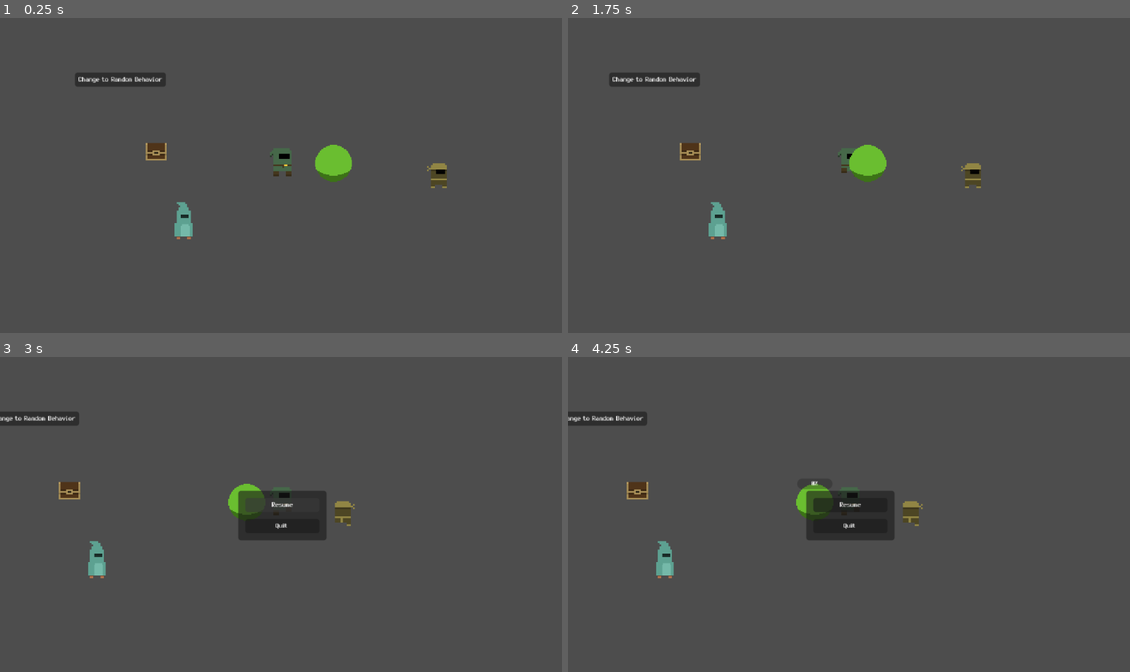
Above: before the commit, frames 1-4 (two rows, left to right).
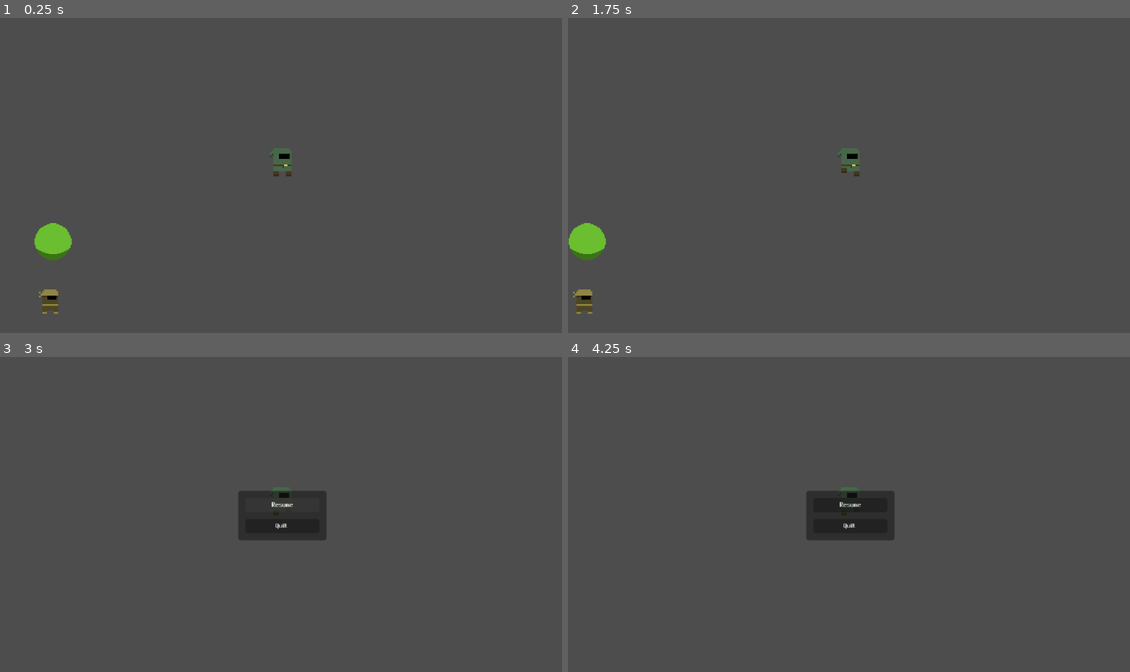
Above: after the commit, the same moments.

Repository: refrka/123Rpg
Game: Godot game, scene res://game_root.tscn
Two runs of this game, one before a commit and one after it. Both use one fixed random seed, a clock stepped at 60 frames per second and the inputs below.
Inputs (mouse positions are in pixels of both pictures, inside the frame that each line leads up to):
- Up to frame 1 (0.25 s): no input
- Up to frame 2 (1.75 s): click (686, 81) at 0.5 s, where only the run before the commit has a clickable "Change to Random Behavior"; tap Enter at 1.25 s; move the mouse to (972, 159) at 1.27 s; press the mouse at (972, 159) at 1.28 s; hold D (move_right) from 1.28 s (still down)
- Up to frame 3 (3 s): move the mouse to (168, 530) at 2.02 s; release D (move_right) at 2.03 s; release the mouse at (168, 530) at 2.03 s; hold Escape (back) 2.03-2.75 s; click (168, 530) at 2.1 s; click "Resume" at 2.75 s
- Up to frame 4 (4.25 s): tap Space at 3.5 s; move the mouse to (905, 445) at 3.52 s; hold D (move_right) from 3.53 s (still down); hold E (interact) from 3.53 s (still down); click (905, 445) at 3.8 s

The runs differ from the first frame. In frame 1, 2.7% of the frame differs, in the area x 6-80%, y 17-94%; in frame 2, 2.7%, in the area x 0-74%, y 17-94%; in frame 3, 1.6%; in frame 4, 1.6%.

Commit message:
Getting crazy with it

Diff:
--- a/area_trigger_2.gd
+++ b/area_trigger_2.gd
@@ -6,46 +6,3 @@
 var thief: EntityNode
 
 var player: Player
-
-
-func _ready() -> void:
-
-	body_entered.connect(_on_body_entered)
-
-	button.pressed.connect(_on_button_pressed)
-
-	player = get_tree().get_first_node_in_group("player")
-
-	thief = get_tree().get_first_node_in_group("thief")
-
-
-
-
-func _on_body_entered(body: PhysicsBody2D) -> void:
-
-	if body is Player:
-
-		return
-
-	var behavior_component = body.get_component(BehaviorComponent)
-
-	var behavior = behavior_component.behaviors[0]
-
-	behavior.blackboard.set_value("target_entity", player)
-
-	behavior_component._change_behavior(behavior)
-
-
-
-
-func _on_button_pressed() -> void:
-
-	var behavior_component = thief.get_component(BehaviorComponent)
-
-	var i = randi_range(0, behavior_component.behaviors.size() - 1)
-
-	var behavior = behavior_component.behaviors[i]
-
-	behavior.blackboard.set_value("target_entity", player)
-
-	behavior_component._change_behavior(behavior)
--- /dev/null
+++ b/autoloads/Global.gd
@@ -0,0 +1,18 @@
+extends Node
+
+
+
+
+enum Attribute {
+
+	ATTITUDE,
+
+	TEMPERAMENT,
+
+	FEAR,
+
+	AFFECTION,
+
+	RESPECT,
+
+}
--- a/entity/characters/enemies/bandit_def.tres
+++ b/entity/characters/enemies/bandit_def.tres
@@ -8,6 +8,7 @@
 [ext_resource type="Script" uid="uid://due8im487owbs" path="res://system/behavior/behavior_profile.gd" id="4_dfkjx"]
 [ext_resource type="Script" uid="uid://d00xm1l5u6bf1" path="res://system/command/command.gd" id="4_gcmsa"]
 [ext_resource type="Script" uid="uid://bmj3ig5p45sje" path="res://system/command/move_to_position_command.gd" id="5_dfkjx"]
+[ext_resource type="Script" uid="uid://c48luhoh2hjiw" path="res://system/behavior/behavior_transition_threshold.gd" id="6_gcmsa"]
 
 [sub_resource type="Resource" id="Resource_c5wub"]
 script = ExtResource("5_dfkjx")
--- a/entity/characters/enemies/thief_def.tres
+++ b/entity/characters/enemies/thief_def.tres
@@ -2,6 +2,7 @@
 
 [ext_resource type="Script" uid="uid://bkum3t6uspol8" path="res://entity/character_def.gd" id="1_lhok0"]
 [ext_resource type="Script" uid="uid://bkpp3kbsa48gg" path="res://system/behavior/behavior.gd" id="1_mdlmf"]
+[ext_resource type="Script" uid="uid://bwlq61fgab1i5" path="res://system/behavior/attribute_threshold.gd" id="2_j3578"]
 [ext_resource type="Script" uid="uid://d1fu2jcoxhr46" path="res://system/condition/condition.gd" id="2_yuoec"]
 [ext_resource type="Script" uid="uid://b4ot86r6gtxvc" path="res://system/behavior/behavior_phase.gd" id="3_f0ixx"]
 [ext_resource type="Script" uid="uid://due8im487owbs" path="res://system/behavior/behavior_profile.gd" id="4_0yde7"]
@@ -15,6 +16,7 @@
 [ext_resource type="Resource" uid="uid://de86yi014b1de" path="res://player/player_def.tres" id="8_jnrlm"]
 [ext_resource type="Script" uid="uid://2fc4r8p8u6ry" path="res://system/condition/is_target_entity_valid_condition.gd" id="9_mkou2"]
 [ext_resource type="Script" uid="uid://dmv65uxjw5ncc" path="res://system/command/move_away_from_entity_command.gd" id="12_mkou2"]
+[ext_resource type="Script" uid="uid://b421g4nwmx7ss" path="res://system/condition/always_fail_condition.gd" id="13_mwj7e"]
 
 [sub_resource type="Resource" id="Resource_5on3h"]
 script = ExtResource("5_5on3h")
@@ -27,6 +29,7 @@
 
 [sub_resource type="Resource" id="Resource_dsgrx"]
 script = ExtResource("6_cmfsp")
+dir_x_range = Vector2(-1, 0)
 
 [sub_resource type="Resource" id="Resource_1mi0g"]
 script = ExtResource("3_f0ixx")
@@ -37,6 +40,7 @@
 [sub_resource type="Resource" id="Resource_f0ixx"]
 script = ExtResource("1_mdlmf")
 display_name = "Wander"
+behavior_type = 2
 phases = Array[ExtResource("3_f0ixx")]([SubResource("Resource_0yde7"), SubResource("Resource_1mi0g")])
 metadata/_custom_type_script = "uid://bkpp3kbsa48gg"
 
@@ -81,10 +85,14 @@
 phase_transition_index = 0
 metadata/_custom_type_script = "uid://b4ot86r6gtxvc"
 
+[sub_resource type="Resource" id="Resource_r15qj"]
+script = ExtResource("13_mwj7e")
+
 [sub_resource type="Resource" id="Resource_krhou"]
 script = ExtResource("1_mdlmf")
 display_name = "Attack enemy"
 gate_conditions = Array[ExtResource("2_yuoec")]([SubResource("Resource_jnrlm")])
+retarget_conditions = Array[ExtResource("2_yuoec")]([SubResource("Resource_r15qj")])
 phases = Array[ExtResource("3_f0ixx")]([SubResource("Resource_8tlgu"), SubResource("Resource_mwj7e")])
 baseline_score = 0.6
 requires_disposition = true
--- a/location/location.tscn
+++ b/location/location.tscn
@@ -28,7 +28,7 @@
 
 [node name="Player" parent="YSortRoot" unique_id=1179065956 instance=ExtResource("2_tm4m8")]
 y_sort_enabled = true
-position = Vector2(282, 158)
+position = Vector2(600, 69)
 
 [node name="CollisionShape2D" parent="YSortRoot/Player/VisualRoot/BodyVisualRoot/CombatVisualRoot/CombatSprite/CombatHitbox" parent_id_path=PackedInt32Array(1179065956, 1741834420) index="0" unique_id=237750791]
 position = Vector2(1, -0.5)
@@ -38,7 +38,7 @@
 position = Vector2(170, 229)
 
 [node name="Thief" parent="YSortRoot" unique_id=1633074788 instance=ExtResource("6_3h77l")]
-position = Vector2(459, 171)
+position = Vector2(337, 225)
 
 [node name="TileMapLayer" type="TileMapLayer" parent="." unique_id=1121169985]
 
--- a/project.godot
+++ b/project.godot
@@ -18,6 +18,7 @@
 [autoload]
 
 Game="*uid://cexyo77cpkc7f"
+Global="*uid://d35tvb0lvqcu3"
 Debug="*uid://c1secrslu6o18"
 Events="*uid://nsyhpp5pfjov"
 Scenes="*uid://gc0ywoxqsq2c"
--- a/system/behavior/attribute_baseline.gd
+++ b/system/behavior/attribute_baseline.gd
@@ -1,4 +1,10 @@
 class_name AttributeBaseline extends Resource
+
+
+
+@export var baselines: Dictionary[Enums.Attribute, float]
+
+
 
 
 @export var attitude_baseline:= 0.0
--- /dev/null
+++ b/system/behavior/attribute_threshold.gd
@@ -0,0 +1,36 @@
+class_name AttributeThreshold extends Resource
+
+
+
+@export var use_delta:= false
+
+@export var attribute: Enums.Attribute
+
+@export_enum("less than", "less than or equal", "greater than", "greater than or equal") var comparator: String
+
+@export var value: float
+
+
+
+
+func value_meets_threshold(compared_value: float) -> bool:
+
+	match comparator:
+
+		"less than":
+
+			return compared_value < value
+
+		"less than or equal":
+
+			return compared_value <= value
+
+		"greater than":
+
+			return compared_value > value
+
+		"greater than or equal":
+
+			return compared_value >= value
+
+	return false
--- a/system/behavior/behavior.gd
+++ b/system/behavior/behavior.gd
@@ -1,15 +1,49 @@
 class_name Behavior extends Resource
 
 
+enum BehaviorType {
+
+	COMBAT,
+
+	PRESERVATION,
+
+	AMBIENT,
+
+	SOCIAL,
+
+}
 
 signal evaluation_requested
 
 
+var active:= false
+
+
 
 @export var display_name: String
 
+@export var behavior_type: BehaviorType
+
+@export var allowed_type_transitions: Array[BehaviorType] = [
+
+	BehaviorType.COMBAT,
+
+	BehaviorType.PRESERVATION,
+
+	BehaviorType.AMBIENT,
+
+	BehaviorType.SOCIAL,
+
+]
+
+@export var evaluation_thresholds: Array[AttributeThreshold]
+
+@export var prefer_current_target:= false
+
 @export var gate_conditions: Array[Condition]
 
+@export var retarget_conditions: Array[Condition]
+
 @export var phases: Array[BehaviorPhase]
 
 @export var baseline_score:= 0.5
@@ -22,6 +56,8 @@
 
 var current_phase_command: Command
 
+var current_target_disposition: Disposition
+
 var blackboard:= Blackboard.new()
 
 
@@ -44,7 +80,29 @@
 
 func _evaluate(target_disposition: Disposition = null) -> float:
 
-	blackboard.set_value("target_disposition", target_disposition)
+	var behavior_multiplier = _get_behavior_multiplier()
+
+	var disposition_multiplier = _get_disposition_multiplier(target_disposition)
+
+	if target_disposition == current_target_disposition and prefer_current_target:
+
+		disposition_multiplier *= 1.5
+
+	if current_target_disposition and target_disposition:
+
+		blackboard.set_value("target_entity", target_disposition.target_entity)
+
+		var passed:= true
+
+		for condition in retarget_conditions:
+
+			if !condition._evaluate(blackboard):
+
+				passed = false
+
+		if passed:
+
+			current_target_disposition = target_disposition
 
 	if target_disposition:
 
@@ -56,10 +114,6 @@
 
 			return 0.0
 
-	var behavior_multiplier = _get_behavior_multiplier()
-
-	var disposition_multiplier = _get_disposition_multiplier(target_disposition)
-
 	return baseline_score * behavior_multiplier * disposition_multiplier
 
 
@@ -69,8 +123,14 @@
 
 
 
+
+
+
+
 func _start() -> void:
 
+	active = true
+
 	_enter_phase(0)
 
 
@@ -78,6 +138,8 @@
 
 func _stop() -> void:
 
+	active = false
+
 	if current_phase_command:
 
 		current_phase_command.command_executed.disconnect(_on_phase_command_executed)
@@ -88,6 +150,17 @@
 
 
 
+func _change_target_disposition(new_target_disposition: Disposition) -> void:
+
+	current_target_disposition = new_target_disposition
+
+	blackboard.set_value("target_disposition", new_target_disposition)
+
+	if active:
+
+		_start()
+
+
 
 
 
@@ -113,6 +186,10 @@
 
 	current_command_index = 0
 
+	if current_phase_command and current_phase_command.command_executed.is_connected(_on_phase_command_executed):
+
+		current_phase_command.command_executed.disconnect(_on_phase_command_executed)
+
 
 
 
@@ -184,6 +261,8 @@
 
 			_enter_phase(phase.phase_transition_index)
 
+			return
+
 		evaluation_requested.emit()
 
 		return
--- a/system/behavior/disposition.gd
+++ b/system/behavior/disposition.gd
@@ -4,13 +4,19 @@
 
 signal expired
 
+signal attribute_updated(attribute: Global.Attribute, amount: float)
 
 
-var fear:= 0.0
+var attributes:= {
 
-var affection:= 0.0
+	Enums.Attribute.FEAR: 0.0,
 
-var respect:= 0.0
+	Enums.Attribute.AFFECTION: -0.5,
+
+	Enums.Attribute.RESPECT: 0.0,
+
+}
+
 
 
 
@@ -23,6 +29,19 @@
 var timer_active:= false
 
 
+
+var target_visible:= true
+
+var last_known_position:= Vector2.INF
+
+
+
+
+func update_attribute(attribute: Global.Attribute, amount: float) -> void:
+
+	attributes[attribute] += amount
+
+	attribute_updated.emit(attribute, amount)
 
 
 
--- a/system/command/execute_attack_command.gd
+++ b/system/command/execute_attack_command.gd
@@ -24,9 +24,13 @@
 
 			combat_component.buffered = true
 
-	combat_component._try_attack()
+	if combat_component._try_attack():
 
-	_set_result(Result.PENDING)
+		_set_result(Result.PENDING)
+
+	else:
+
+		_set_result(Result.FAILURE)
 
 	return result
 
--- a/system/command/move_away_from_entity_command.gd
+++ b/system/command/move_away_from_entity_command.gd
@@ -14,6 +14,12 @@
 	var actor = _get_actor()
 
 	var target_entity = blackboard.get_value("target_entity")
+
+	if !is_instance_valid(target_entity):
+
+		_set_result(Result.FAILURE)
+
+		return result
 
 	var dir = target_entity.global_position.direction_to(actor.global_position)
 
--- a/system/component/behavior_component.gd
+++ b/system/component/behavior_component.gd
@@ -3,9 +3,15 @@
 
 
 
+var attitude: float
+
+var temperament: float
+
 
 var behaviors: Array[Behavior]
 
+var current_behavior_score: float
+
 var current_behavior: Behavior
 
 var current_target_disposition: Disposition
@@ -47,6 +53,16 @@
 
 
 
+func receive_damage_package(damage_package: DamagePackage) -> void:
+
+	var disposition = _get_disposition(damage_package.source_entity)
+
+	disposition.update_attribute(Global.Attribute.FEAR, 0.5)
+
+
+
+
+
 func get_nearest_disposition() -> Disposition:
 
 	var nearest_disposition: Disposition = null
@@ -74,9 +90,7 @@
 
 
 
-
-
-func _evaluate_all(target_disposition: Disposition = null) -> void:
+func _evaluate_list(list: Array[Behavior], target_disposition: Disposition = null) -> void:
 
 	if !target_disposition:
 
@@ -86,156 +100,205 @@
 
 	var best_behavior: Behavior = null
 
+	for behavior in list:
+
+		var score = behavior._evaluate(target_disposition)
+
+		if !best_behavior or score > best_score:
+
+			best_score = score
+
+			best_behavior = behavior
+
+	if best_behavior == current_behavior:
+
+		_evaluate_current_behavior(target_disposition)
+
+	else:
+
+		best_behavior._change_target_disposition(target_disposition)
+
+		_change_behavior(best_behavior, best_score)
+
+
+
+
+
+
+
+
+
+
+
+
+func _evaluate_current_behavior(target_disposition: Disposition) -> void:
+
+	var score = current_behavior._evaluate(target_disposition)
+
+	if score > current_behavior_score:
+
+		current_behavior._change_target_disposition(target_disposition)
+
+
+
+
+
+
+func _change_behavior(new_behavior: Behavior, score: float) -> void:
+
+	if new_behavior == current_behavior:
+
+		return
+
+	if current_behavior:
+
+		current_behavior._stop()
+
+	current_behavior_score = score
+
+	current_behavior = new_behavior
+
+	current_behavior._start()
+
+
+
+
+
+
+func _can_transition_to(new_behavior: Behavior) -> bool:
+
+	if !current_behavior:
+
+		return true
+
+	return current_behavior.allowed_type_transitions.has(new_behavior.behavior_type)
+
+
+
+
+
+
+
+
+
+func _generate_disposition(target_entity: EntityNode) -> Disposition:
+
+	var disposition = Disposition.new()
+
+	disposition.target_entity = target_entity
+
+	dispositions.append(disposition)
+
+	disposition.attribute_updated.connect(_on_disposition_attribute_updated.bind(disposition))
+
+	target_entity.entity_died.connect(_on_disposition_entity_died.bind(disposition))
+
+	return disposition
+
+
+
+
+
+
+func _activate() -> void:
+
+	super()
+
+	await get_tree().physics_frame
+
+	_evaluate_list.call_deferred(behaviors)
+
+
+
+
+
+
+
+
+
+
+
+
+func _get_disposition(target_entity: EntityNode) -> Disposition:
+
+	for disposition in dispositions:
+
+		if disposition.target_entity == target_entity:
+
+			return disposition
+
+	return null
+
+
+
+
+
+
+
+
+
+
+func _on_evaluation_requested() -> void:
+
+	_evaluate_list(behaviors, current_target_disposition)
+
+
+
+
+func _on_entity_entered_sensor(entity_node: EntityNode) -> void:
+
+	if not entity_node is CharacterNode:
+
+		return
+
+	var disposition = _get_disposition(entity_node)
+
+	if !disposition:
+
+		disposition = _generate_disposition(entity_node)
+
+	disposition.target_visible = true
+
+
+
+
+func _on_entity_exited_sensor(entity_node: EntityNode) -> void:
+
+	var disposition = _get_disposition(entity_node)
+
+	if disposition:
+
+		disposition.target_visible = false
+
+
+
+
+
+func _on_disposition_entity_died(disposition: Disposition) -> void:
+
+	await get_tree().physics_frame
+
+	dispositions.erase(disposition)
+
+
+
+
+func _on_disposition_attribute_updated(attribute: Global.Attribute, amount: float, disposition: Disposition) -> void:
+
+	var eligible_behaviors: Array[Behavior] = []
+
 	for behavior in behaviors:
 
-		if !target_disposition and behavior.requires_disposition:
-
-			target_disposition = get_nearest_disposition()
-
-		var score = behavior._evaluate(target_disposition)
-
-		if !best_behavior or score > best_score:
-
-			best_score = score
-
-			best_behavior = behavior
-
-	current_target_disposition = target_disposition
-
-	_change_behavior(best_behavior)
-
-
-
-
-
-
-func _change_behavior(new_behavior: Behavior) -> void:
-
-	if new_behavior == current_behavior:
-
-		return
-
-	if current_behavior:
-
-		current_behavior._stop()
-
-	current_behavior = new_behavior
-
-	current_behavior._start()
-
-
-
-
-
-
-
-
-
-func _generate_disposition(target_entity: EntityNode) -> Disposition:
-
-	var disposition = Disposition.new()
-
-	disposition.target_entity = target_entity
-
-	dispositions.append(disposition)
-
-	target_entity.entity_died.connect(_on_disposition_entity_died.bind(disposition))
-
-	return disposition
-
-
-
-
-
-
-func _activate() -> void:
-
-	super()
-
-	await get_tree().physics_frame
-
-	_evaluate_all.call_deferred()
-
-
-
-
-
-
-
-
-
-
-
-
-func _get_disposition(target_entity: EntityNode) -> Disposition:
-
-	for disposition in dispositions:
-
-		if disposition.target_entity == target_entity:
-
-			return disposition
-
-	return null
-
-
-
-
-
-
-
-
-
-
-func _on_evaluation_requested() -> void:
-
-	_evaluate_all(current_target_disposition)
-
-
-
-
-func _on_entity_entered_sensor(entity_node: EntityNode) -> void:
-
-	if not entity_node is CharacterNode:
-
-		return
-
-	var disposition = _get_disposition(entity_node)
-
-	if !disposition:
-
-		_generate_disposition(entity_node)
-
-
-
-
-func _on_entity_exited_sensor(entity_node: EntityNode) -> void:
-
-	pass
-
-
-
-func _on_disposition_entity_died(disposition: Disposition) -> void:
-
-	await get_tree().physics_frame
-
-	dispositions.erase(disposition)
-
-
-
-
-
-
-
-func _process(delta: float) -> void:
-
-	if !active:
-
-		return
-
-	if evaluation_timer <= 0.0:
-
-		evaluation_timer = 0.3
-
-		_evaluate_all()
-
-	evaluation_timer -= delta
+		if _can_transition_to(behavior) and !behavior.evaluation_thresholds.is_empty():
+
+			for threshold in behavior.evaluation_thresholds:
+
+				var compared_value = amount if threshold.use_delta else disposition.attributes[attribute]
+
+				if threshold.value_meets_threshold(compared_value):
+
+					eligible_behaviors.append(behavior)
+
+	if !eligible_behaviors.is_empty():
+
+		_evaluate_list(eligible_behaviors, disposition)
--- a/system/component/combat_component.gd
+++ b/system/component/combat_component.gd
@@ -90,7 +90,7 @@
 
 
 
-func _try_attack() -> void:
+func _try_attack() -> bool:
 
 	if not _is_attacking() and _is_attack_index_valid(current_attack_index):
 
@@ -98,6 +98,8 @@
 
 			_start_attack()
 
+			return true
+
 	else:
 
 		if buffer_enabled:
@@ -110,6 +112,12 @@
 
 			buffer_enabled = false
 
+		else:
+
+			return false
+
+	return false
+
 
 
 
--- /dev/null
+++ b/system/condition/always_fail_condition.gd
@@ -0,0 +1,12 @@
+class_name AlwaysFailCondition extends Condition
+
+
+
+
+
+
+func _evaluate(_blackboard: Blackboard) -> bool:
+
+	super(blackboard)
+
+	return FAIL
--- /dev/null
+++ b/system/enums.gd
@@ -0,0 +1,18 @@
+class_name Enums extends RefCounted
+
+
+
+
+enum Attribute {
+
+	ATTITUDE,
+
+	TEMPERAMENT,
+
+	FEAR,
+
+	AFFECTION,
+
+	RESPECT,
+
+}
--- a/system/state/combat_attacking_state.gd
+++ b/system/state/combat_attacking_state.gd
@@ -8,6 +8,8 @@
 var movement_component: MovementComponent
 
 var modifier: Modifier
+
+
 
 
 
Not shown, added: autoloads/Global.gd.uid
Not shown, added: system/behavior/attribute_threshold.gd.uid
Not shown, added: system/condition/always_fail_condition.gd.uid
Not shown, added: system/enums.gd.uid
